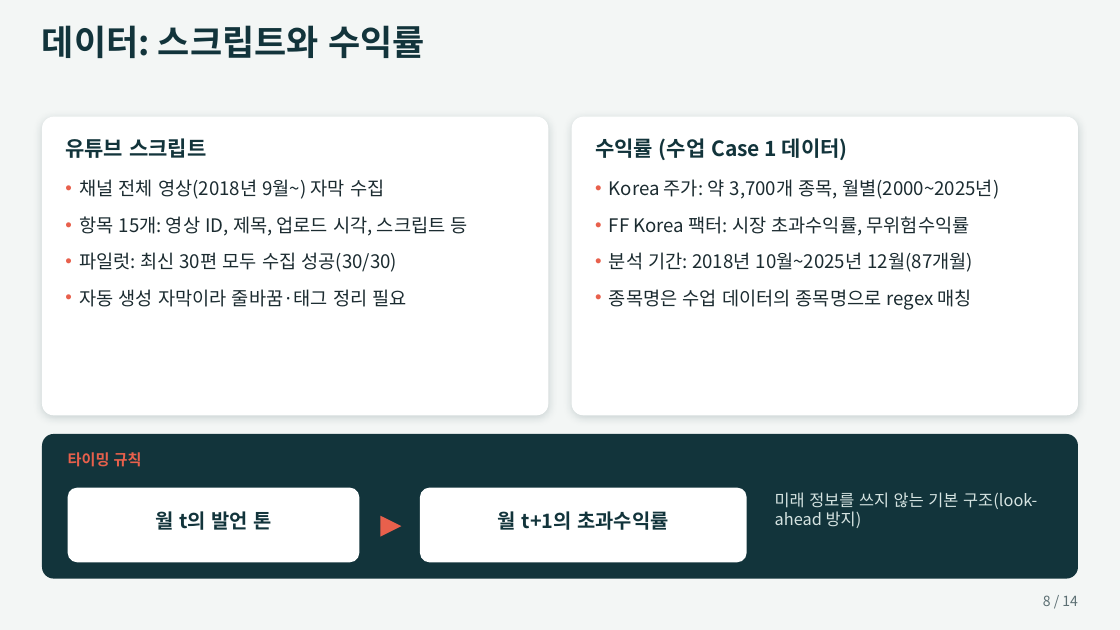
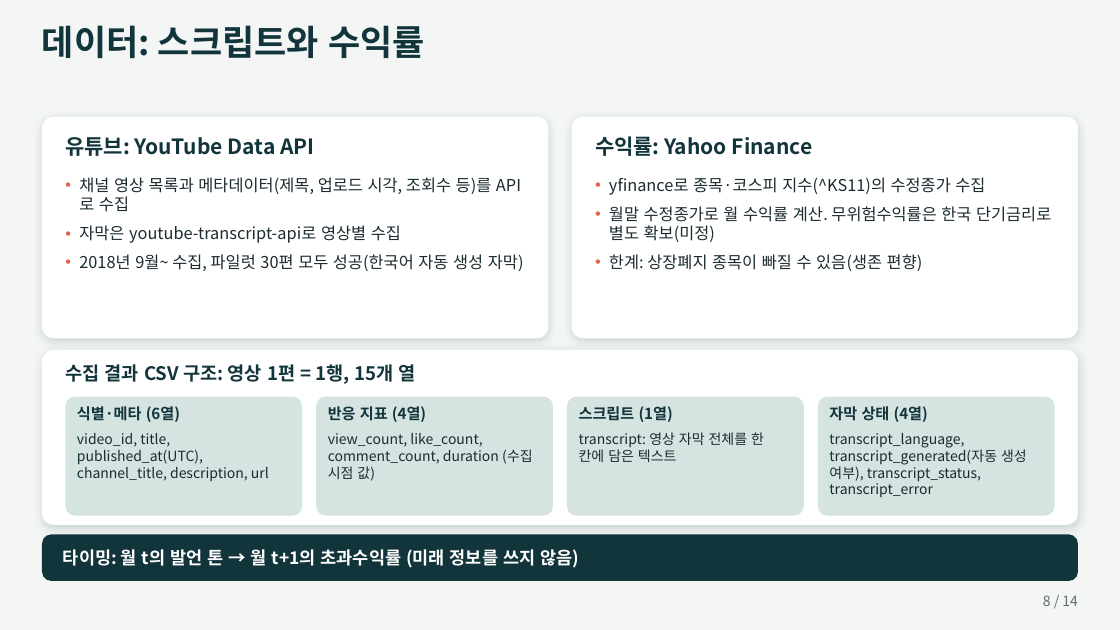
Before and after one commit to hyungchanchoi/kaist_dfmba8_jeonbanhoney, a slide deck: slide 8 of docs/project_proposal.pptx. Drawn at 1120x630 pixels with LibreOffice and Linux fonts; fonts in the diff are those of the drawing. Boxes give left, top, right and bottom in pixels: in the first picture for what was removed or moved away, otherwise in the second. Text is boxed around its words. In the diff, an @@ line names an element or a change of style, - is before the commit and + after.

```diff
--- a/docs/project_proposal.pptx
+++ b/docs/project_proposal.pptx
@@ rounded rectangle: place and size @@
-rounded rectangle at (42, 117, 549, 416)
+rounded rectangle at (42, 117, 549, 339)
@@ rounded rectangle: place and size @@
-rounded rectangle at (572, 117, 1079, 416)
+rounded rectangle at (572, 117, 1079, 339)
@@ text at (65, 137, 314, 156): text changed @@
-유튜브 스크립트
+유튜브: YouTube Data API
@@ text at (595, 136, 813, 156): text changed @@
-수익률 (수업 Case 1 데이터)
+수익률: Yahoo Finance
@@ text at (79, 177, 524, 271): text changed; size 16 to 14 pt @@
-• 채널 전체 영상(2018년 9월~) 자막 수집
-• 항목 15개: 영상 ID, 제목, 업로드 시각, 스크립트 등
-• 파일럿: 최신 30편 모두 수집 성공(30/30)
-• 자동 생성 자막이라 줄바꿈·태그 정리 필요
+• 채널 영상 목록과 메타데이터(제목, 업로드 시각, 조회수 등)를 API로 수집
+• 자막은 youtube-transcript-api로 영상별 수집
+• 2018년 9월~ 수집, 파일럿 30편 모두 성공(한국어 자동 생성 자막)
@@ text removed at (609, 179, 999, 310) @@
-• Korea 주가: 약 3,700개 종목, 월별(2000~2025년)
-• FF Korea 팩터: 시장 초과수익률, 무위험수익률
-• 분석 기간: 2018년 10월~2025년 12월(87개월)
-• 종목명은 수업 데이터의 종목명으로 regex 매칭
@@ text added at (609, 177, 1051, 271), 14 pt, text #1B2B30 @@
+• yfinance로 종목·코스피 지수(^KS11)의 수정종가 수집
+• 월말 수정종가로 월 수익률 계산. 무위험수익률은 한국 단기금리로 별도 확보(미정)
+• 한계: 상장폐지 종목이 빠질 수 있음(생존 편향)
@@ rounded rectangle added at (42, 350, 1078, 525), fill #FFFFFF @@
@@ text added at (65, 364, 416, 384), 16 pt, text #12343B, bold @@
+수집 결과 CSV 구조: 영상 1편 = 1행, 15개 열
@@ rounded rectangle added at (66, 397, 302, 516), fill #D5E3E1 @@
@@ text added at (77, 406, 180, 422), 13 pt, text #12343B, bold @@
+식별·메타 (6열)
@@ rounded rectangle added at (316, 397, 553, 516), fill #D5E3E1 @@
@@ text added at (328, 406, 426, 422), 13 pt, text #12343B, bold @@
+반응 지표 (4열)
@@ rounded rectangle added at (567, 397, 804, 516), fill #D5E3E1 @@
@@ text added at (579, 406, 673, 422), 13 pt, text #12343B, bold @@
+스크립트 (1열)
@@ rounded rectangle added at (818, 397, 1055, 516), fill #D5E3E1 @@
@@ text added at (829, 406, 928, 422), 13 pt, text #12343B, bold @@
+자막 상태 (4열)
@@ text added at (77, 433, 269, 481), 12 pt, text #1B2B30 @@
+video_id, title, published_at(UTC), channel_title, description, url
@@ text added at (328, 433, 533, 481), 12 pt, text #1B2B30 @@
+view_count, like_count, comment_count, duration (수집 시점 값)
@@ text added at (579, 432, 764, 462), 12 pt, text #1B2B30 @@
+transcript: 영상 자막 전체를 한 칸에 담은 텍스트
@@ text added at (829, 433, 1027, 497), 12 pt, text #1B2B30 @@
+transcript_language, transcript_generated(자동 생성 여부), transcript_status, transcript_error
@@ text removed at (68, 452, 142, 467) @@
-타이밍 규칙
@@ rounded rectangle removed at (68, 488, 360, 563) @@
@@ rounded rectangle removed at (420, 488, 747, 563) @@
@@ text removed at (775, 492, 1037, 528) @@
-미래 정보를 쓰지 않는 기본 구조(look-ahead 방지)
@@ proportions changed in 3 elements at (42, 117, 549, 339), (572, 117, 1079, 339), (42, 534, 1078, 581) @@
@@ rounded rectangle: place and size @@
-rounded rectangle at (42, 434, 1078, 579)
+rounded rectangle at (42, 534, 1078, 581)
@@ text "타이밍: 월 t의 발언 톤 ..." at (63, 549, 579, 568): vertical alignment top to middle @@
@@ text removed at (155, 511, 271, 530) @@
-월 t의 발언 톤
@@ triangle removed at (381, 516, 402, 537) @@
@@ text at (63, 549, 579, 568): text changed; size 17 to 15 pt; text colour #12343B to #FFFFFF @@
-월 t+1의 초과수익률
+타이밍: 월 t의 발언 톤 → 월 t+1의 초과수익률 (미래 정보를 쓰지 않음)
```
Also in this commit, not shown: 3 other slides changed, 16 other files.
